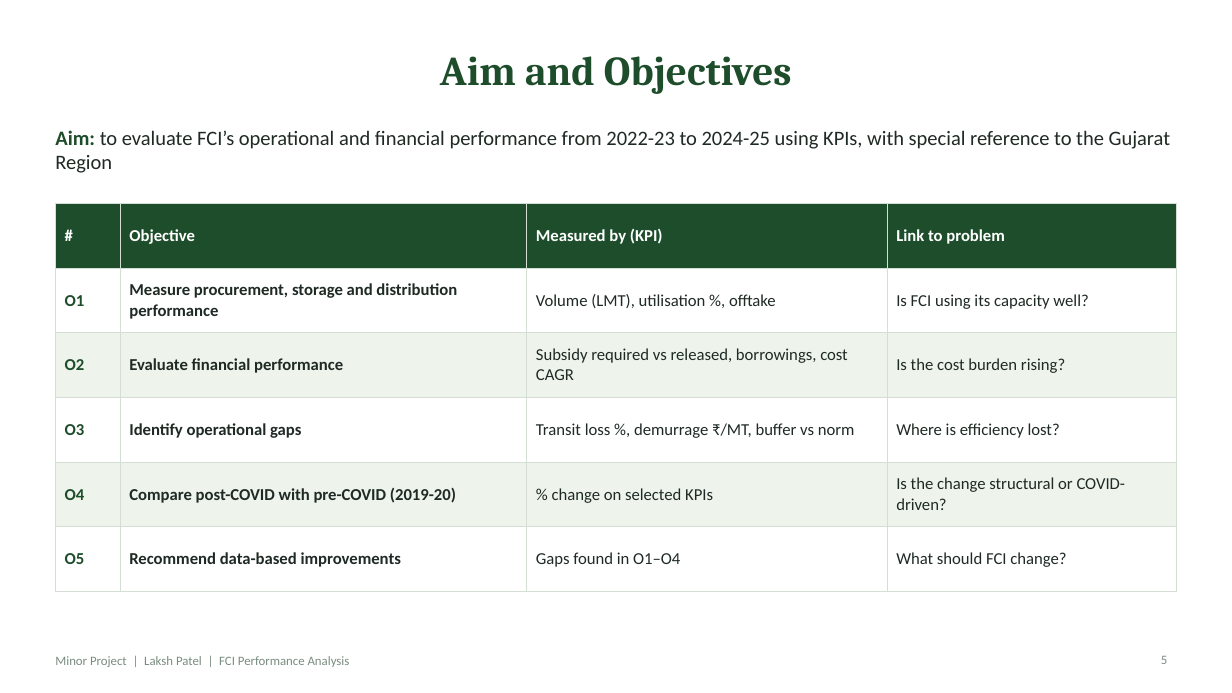
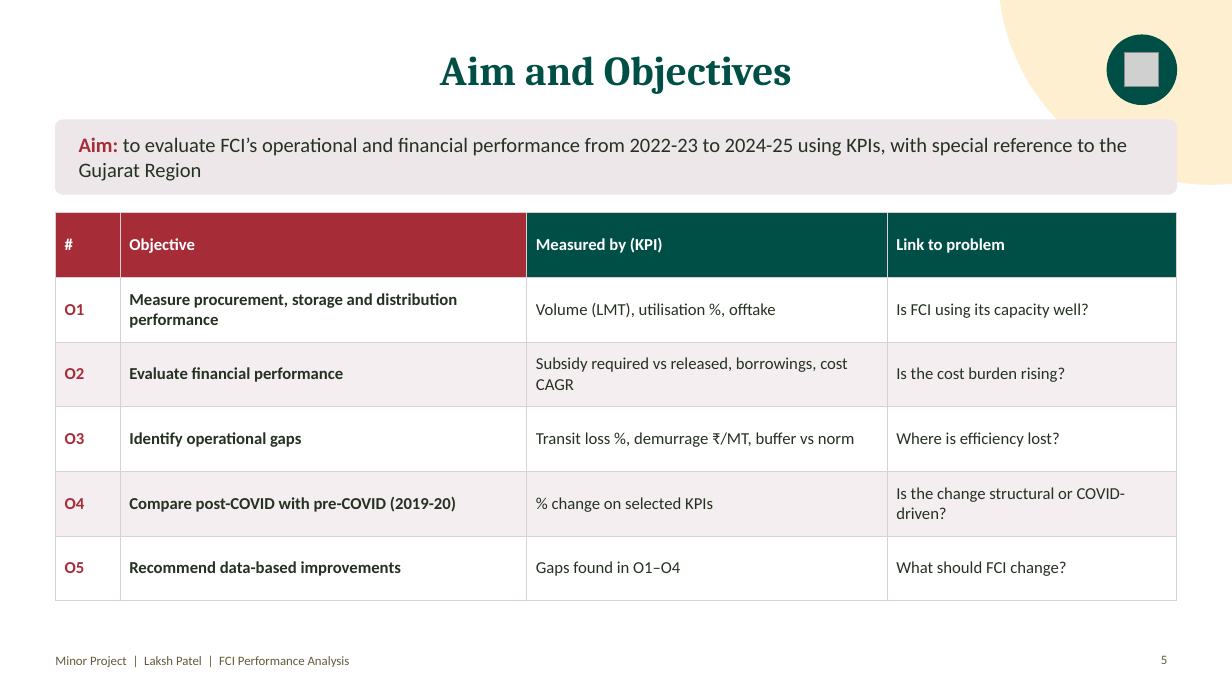
Before and after one commit to Luxp-byte/Claude, a slide deck: slide 5 of minor-project/FCI_Minor_Project_Presentation.pptx. Drawn at 1232x693 pixels with LibreOffice and Linux fonts; fonts in the diff are those of the drawing; grey boxes stand for pictures. Boxes give left, top, right and bottom in pixels: in the first picture for what was removed or moved away, otherwise in the second. Text is boxed around its words. In the diff, an @@ line names an element or a change of style, - is before the commit and + after.

```diff
--- a/minor-project/FCI_Minor_Project_Presentation.pptx
+++ b/minor-project/FCI_Minor_Project_Presentation.pptx
@@ ellipse added at [998, 0, 1232, 185], fill #FCB315 at 20% opacity @@
@@ title "Aim and Objectives" at [440, 56, 792, 94]: text colour #1E4D2B to #004F46 @@
@@ ellipse added at [1107, 35, 1177, 104], fill #004F46, outline #004F46 1 pt @@
@@ picture added at [1125, 53, 1159, 87] @@
@@ rounded rectangle added at [55, 120, 1177, 194], fill #EDE7EA, outline #EDE7EA 1 pt @@
@@ text "Aim: to evaluate FCI’s operational ...": place and size @@
-text "Aim: to evaluate FCI’s operational ..." at [55, 130, 1171, 173]
+text "Aim: to evaluate FCI’s operational ..." at [79, 137, 1127, 181]
@@ text "Aim: to evaluate FCI’s operational ..." at [79, 137, 1127, 181]: text colour #1E4D2B to #A62C37 in "Aim:"; text colour #1F2A24 to #253122; vertical alignment top to middle @@
@@ table at [55, 213, 1177, 580] @@
@@ fill #1E4D2B to #A62C37 in 2 cells @@
@@ fill #1E4D2B to #004F46 in 2 cells @@
@@ fill #EEF3EC to #F4EEF0 in 8 cells @@
@@ text colour #1E4D2B to #A62C37 in "O1", "O2", "O3", "O4" and 1 more places @@
@@ text colour #1F2A24 to #253122 @@
@@ borders changed @@
@@ table: place and size @@
-table at [55, 203, 1177, 571]
+table at [55, 213, 1177, 580]
@@ text "Minor Project | Laksh Patel ..." at [55, 656, 350, 667]: text colour #7A8C80 to #635A3A @@
@@ page number at [1161, 655, 1167, 664]: text colour #7A8C80 to #635A3A @@
```
Also in this commit, not shown: 12 other slides changed.
